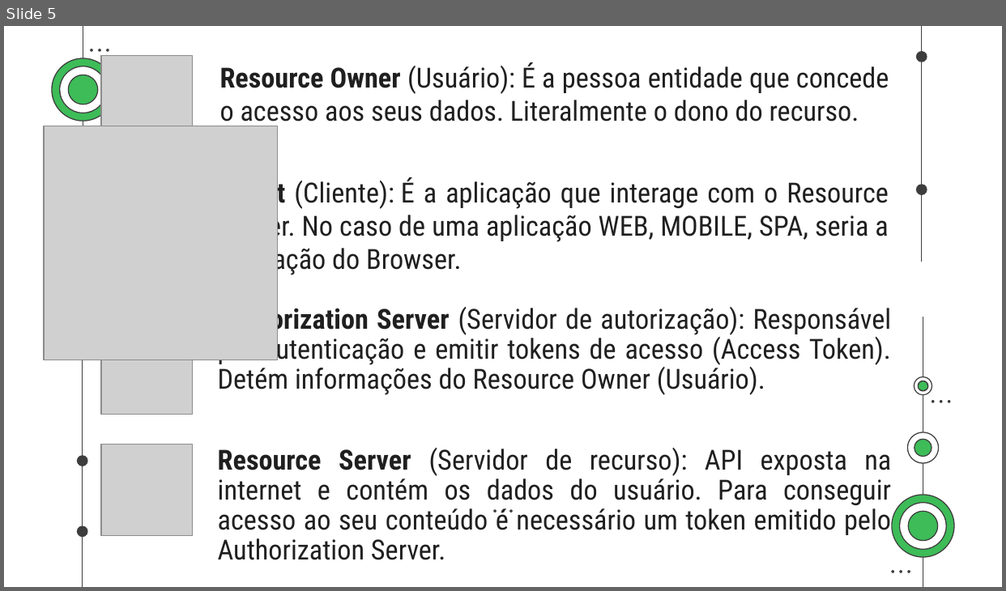
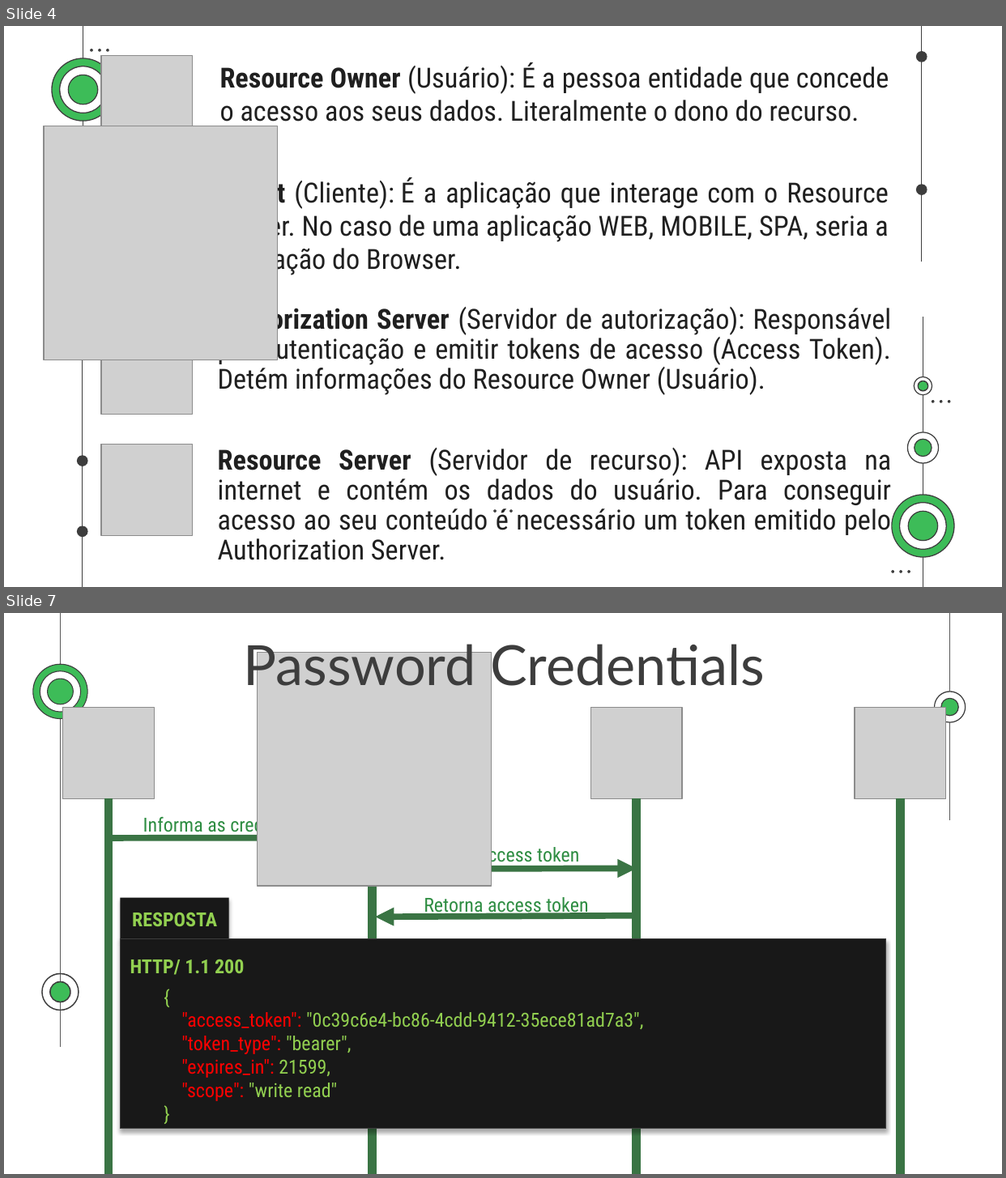
Before and after one commit to TalissonMelo/anime-social, a slide deck: OAuth2.0.pptx. Shown one above the other, each under a label of ours: slide 5 before the commit, slides 4 and 7 after it; the slides between them are not shown. The pictures are 1006x591 and 1006x1178 pixels, drawn with LibreOffice and Linux fonts; fonts in the diff are those of the drawing; grey boxes stand for pictures. Boxes give left, top, right and bottom in pixels: in the first picture for what was removed or moved away, otherwise in the second. Text is boxed around its words. In the diff, an @@ line names an element or a change of style, - is before the commit and + after.

```diff
--- a/OAuth2.0.pptx
+++ b/OAuth2.0.pptx
@@ slide 7 added at box(4, 613, 1002, 1174), background #FFFFFF @@
@@ title added at box(244, 637, 765, 696), 40 pt, text #3D3D3D @@
+Password Credentials
@@ picture added at box(258, 652, 491, 885) @@
@@ group added at box(33, 613, 966, 1047): 13 freeform shapes, 2 lines @@
@@ picture added at box(63, 708, 155, 799) @@
@@ picture added at box(590, 708, 683, 799) @@
@@ picture added at box(854, 708, 946, 799) @@
@@ line added from (108, 798) to (108, 1174), #3A7444 6 pt @@
@@ line added from (373, 798) to (373, 1174), #3A7444 6 pt @@
@@ line added from (637, 798) to (637, 1174), #3A7444 6 pt @@
@@ line added from (900, 798) to (900, 1174), #3A7444 6 pt @@
@@ text added at box(143, 815, 318, 837), 14 pt, text #2E8D42 @@
+Informa as credenciais
@@ arrow added from (108, 838) to (373, 837), #3A7444 4.5 pt @@
@@ text added at box(479, 845, 579, 867), 14 pt, text #2E8D42 @@
+Solicita access token
@@ arrow added from (373, 868) to (637, 868), #3A7444 4.5 pt @@
@@ rectangle added at box(120, 897, 228, 939), fill #181818, 14 pt, text #92D050, bold @@
+RESPOSTA
@@ text added at box(424, 897, 588, 917), 14 pt, text #2E8D42 @@
+Retorna access token
@@ arrow added from (637, 915) to (375, 918), #3A7444 4.5 pt @@
@@ rectangle added at box(120, 939, 885, 1129), fill #181818, outline #3D3D3D 0.75 pt @@
@@ text added at box(130, 959, 244, 975), 14 pt, text #92D050, bold @@
+HTTP/ 1.1 200
@@ text added at box(181, 1012, 644, 1101), 14 pt, text #92D050 @@
+{
+"access_token": "0c39c6e4-bc86-4cdd-9412-35ece81ad7a3",
+"token_type": "bearer",
+"expires_in": 21599,
+"scope": "write read"
+}
@@ what was slide 5 is now slide 4 @@
```
Also in this commit, not shown: 4 slides changed, 31 other slides added, 1 slide removed, 31 other files.
